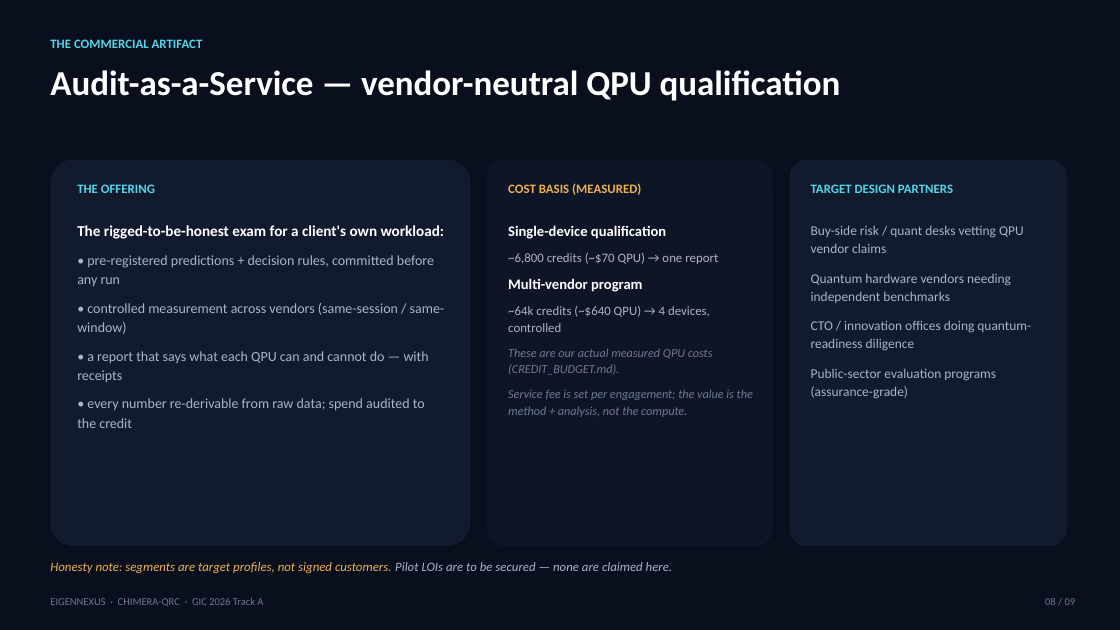
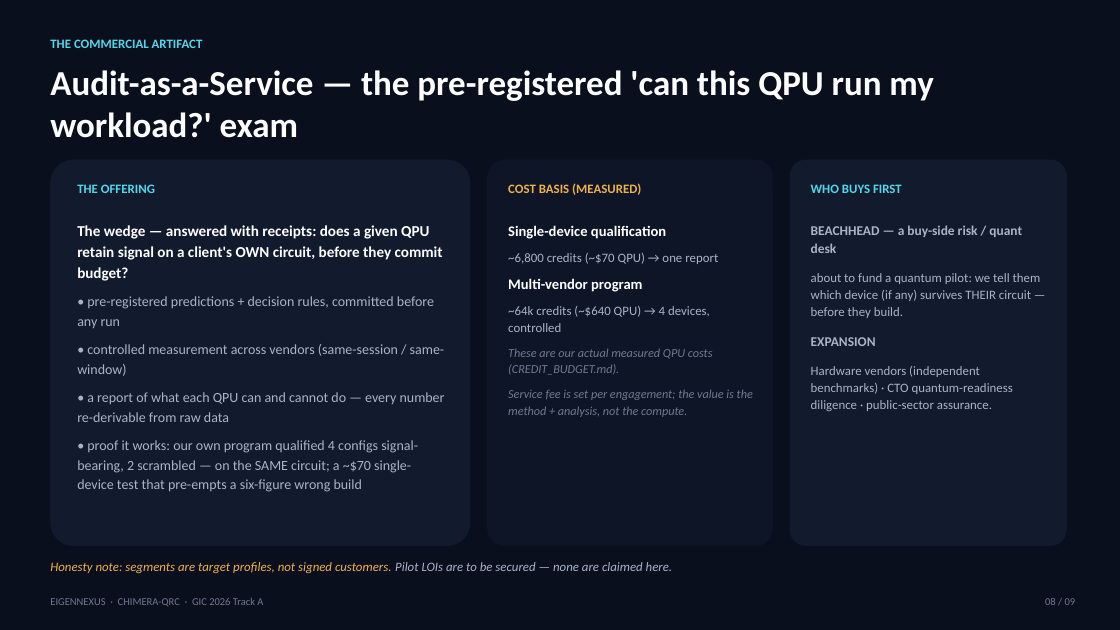
Before and after one commit to christianmetzl/potomac_dynamicsystemsforecasting, a slide deck: slide 8 of docs/EIGENNEXUS_CxO_Deck.pptx. Drawn at 1120x630 pixels with LibreOffice and Linux fonts; fonts in the diff are those of the drawing. Boxes give left, top, right and bottom in pixels: in the first picture for what was removed or moved away, otherwise in the second. Text is boxed around its words. In the diff, an @@ line names an element or a change of style, - is before the commit and + after.

```diff
--- a/docs/EIGENNEXUS_CxO_Deck.pptx
+++ b/docs/EIGENNEXUS_CxO_Deck.pptx
@@ text at bbox=[50, 70, 933, 138]: text changed @@
-Audit-as-a-Service — vendor-neutral QPU qualification
+Audit-as-a-Service — the pre-registered 'can this QPU run my workload?' exam
@@ text at bbox=[811, 184, 902, 193]: text changed @@
-TARGET DESIGN PARTNERS
+WHO BUYS FIRST
@@ text at bbox=[77, 225, 443, 281]: text changed @@
-The rigged-to-be-honest exam for a client's own workload:
+The wedge — answered with receipts: does a given QPU retain signal on a client's OWN circuit, before they commit budget?
@@ text at bbox=[811, 225, 1041, 411]: text changed; size 11.5 to 11 pt @@
-Buy-side risk / quant desks vetting QPU vendor claims
-Quantum hardware vendors needing independent benchmarks
-CTO / innovation offices doing quantum-readiness diligence
-Public-sector evaluation programs (assurance-grade)
+BEACHHEAD — a buy-side risk / quant desk
+about to fund a quantum pilot: we tell them which device (if any) survives THEIR circuit — before they build.
+EXPANSION
+Hardware vendors (independent benchmarks) · CTO quantum-readiness diligence · public-sector assurance.
@@ text at bbox=[77, 392, 445, 492]: text changed @@
-• a report that says what each QPU can and cannot do — with receipts
-• every number re-derivable from raw data; spend audited to the credit
+• a report of what each QPU can and cannot do — every number re-derivable from raw data
+• proof it works: our own program qualified 4 configs signal-bearing, 2 scrambled — on the SAME circuit; a ~$70 single-device test that pre-empts a six-figure wrong build
```
Also in this commit, not shown: 1 other file.
